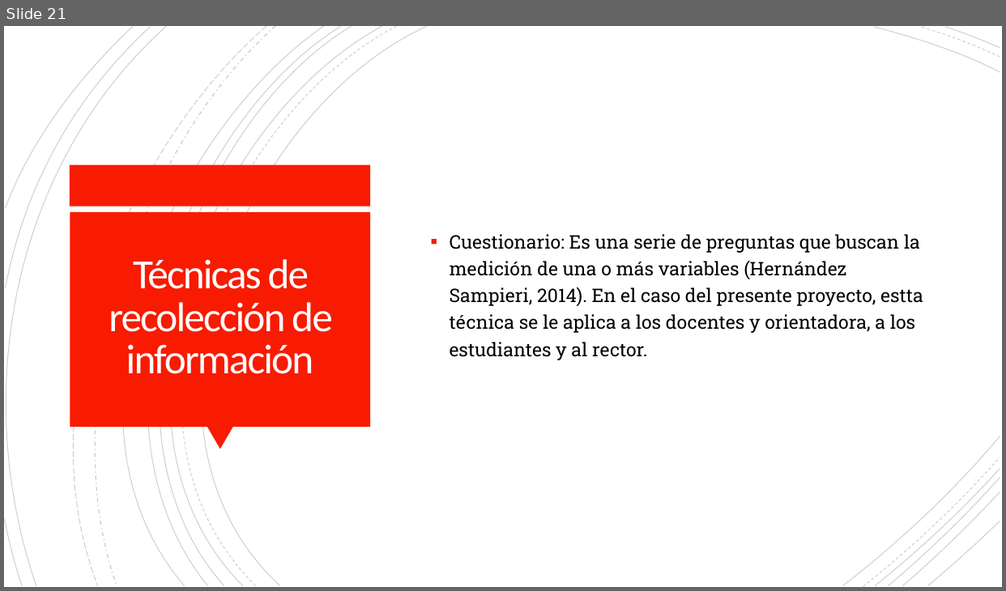
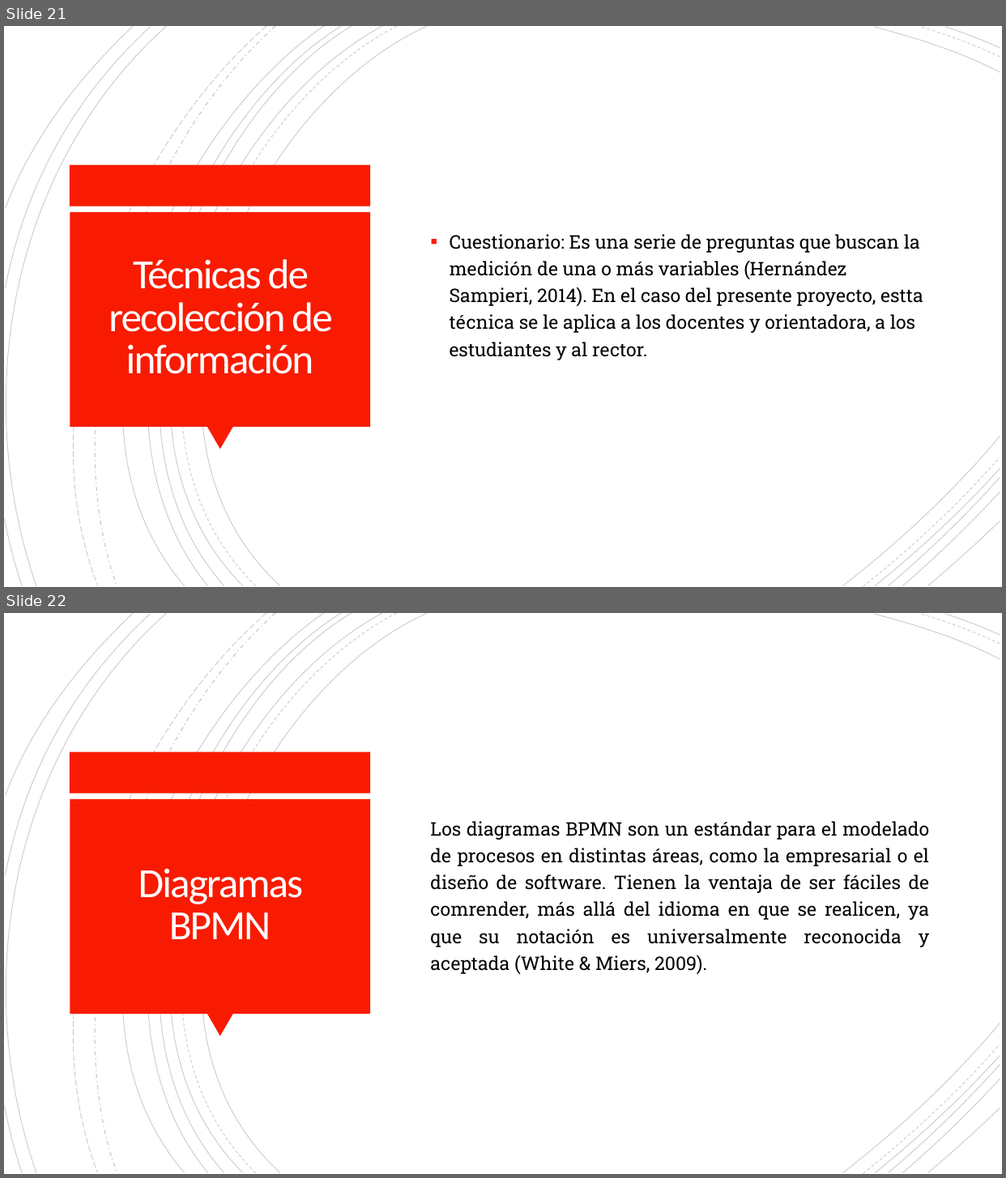
Before and after one commit to Dillan444/PROYECTO_SENA, a slide deck: PLANTEAMIENTO_DEL_PROBLEMA.pptx. Shown one above the other, each under a label of ours: slide 21 before the commit, slides 21 and 22 after it. The pictures are 1006x591 and 1006x1178 pixels, drawn with LibreOffice and Linux fonts; fonts in the diff are those of the drawing. Boxes give left, top, right and bottom in pixels: in the first picture for what was removed or moved away, otherwise in the second. Text is boxed around its words. In the diff, an @@ line names an element or a change of style, - is before the commit and + after.

Commit message:
Docs: Diagramas.v4
Se insertaron tres diagramas, dos de tipo BPMN uno del sistema propuesto y otro del sistema ya existente en el colegio. También un diagrama UML de casos de uso del sistema propuesto.

```diff
--- a/PLANTEAMIENTO_DEL_PROBLEMA.pptx
+++ b/PLANTEAMIENTO_DEL_PROBLEMA.pptx
@@ slide 22 added at (4, 613, 1002, 1174), background #FFFFFF; not listed: 24 template elements that a slide beside it also shows @@
@@ text added at (430, 821, 930, 974), 18 pt, text #000000 @@
+Los diagramas BPMN son un estándar para el modelado de procesos en distintas áreas, como la empresarial o el diseño de software. Tienen la ventaja de ser fáciles de comrender, más allá del idioma en que se realicen, ya que su notación es universalmente reconocida y aceptada (White & Miers, 2009).
@@ title added at (138, 868, 304, 939), 40 pt, text #FFFEFF @@
+Diagramas BPMN
```
Also in this commit, not shown: 6 other slides added.
